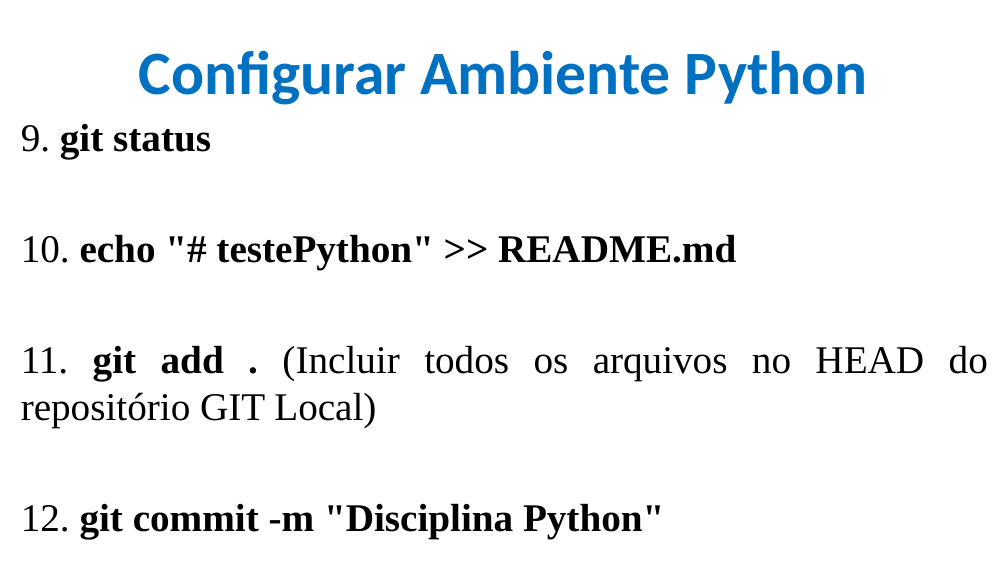
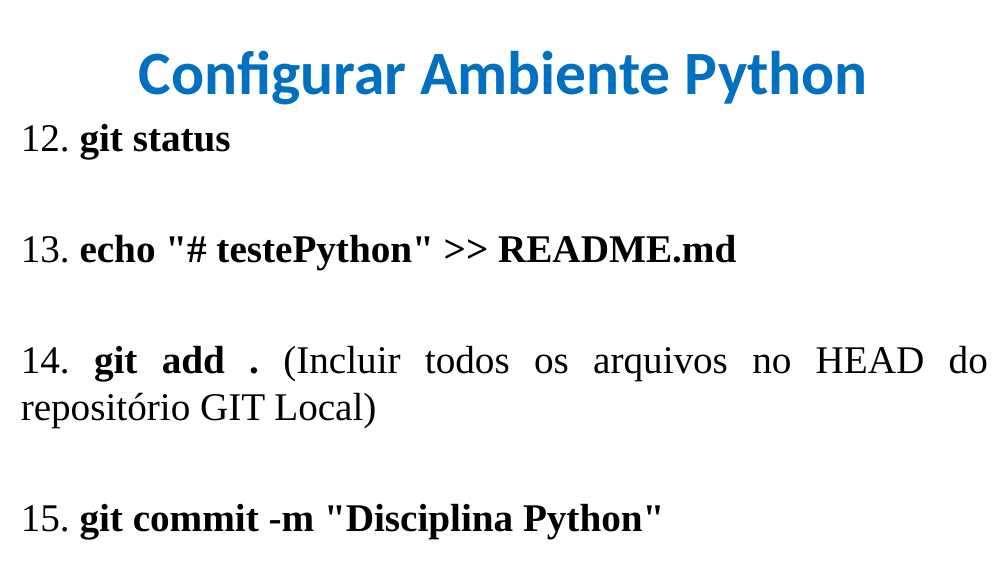
Before and after one commit to CloudEducationBrazil/WydenPythonParadigmas, a slide deck: slide 16 of 01 Classes/Aula 01 02 03 Programação Python.pptx. Drawn at 1008x567 pixels with LibreOffice and Linux fonts; fonts in the diff are those of the drawing; background and template pictures are left out. Boxes give left, top, right and bottom in pixels: in the first picture for what was removed or moved away, otherwise in the second. Text is boxed around its words. In the diff, an @@ line names an element or a change of style, - is before the commit and + after.

```diff
--- a/01 Classes/Aula 01 02 03 Programação Python.pptx
+++ b/01 Classes/Aula 01 02 03 Programação Python.pptx
@@ text at [21, 124, 988, 539]: text changed @@
-9. git status
-10. echo "# testePython" >> README.md
-11. git add . (Incluir todos os arquivos no HEAD do repositório GIT Local)
-12. git commit -m "Disciplina Python"
+12. git status
+13. echo "# testePython" >> README.md
+14. git add . (Incluir todos os arquivos no HEAD do repositório GIT Local)
+15. git commit -m "Disciplina Python"
```
Also in this commit, not shown: 2 other slides changed.
